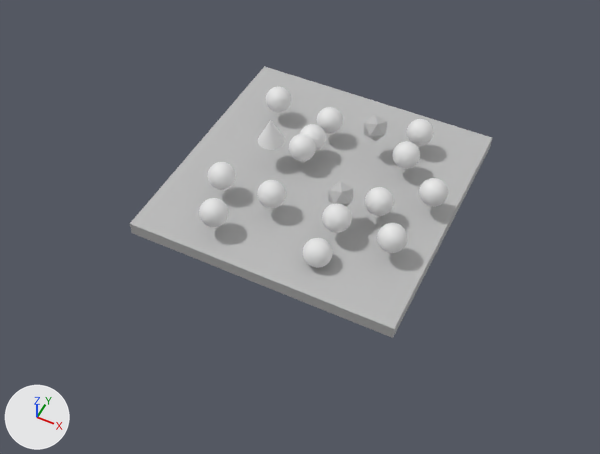
Before and after pictures for a commit that changed the FBX model Assets/scene1.fbx.
Before and after are seen from a camera (50 mm lens) standing at (0.182, -0.397, 0.439) and looking at (0.002, -0.037, -0.01). The lights are fixed; the arrows at lower left show +X, +Y and +Z. Where no turn or scale is listed for an object, it has been applied to the vertices.
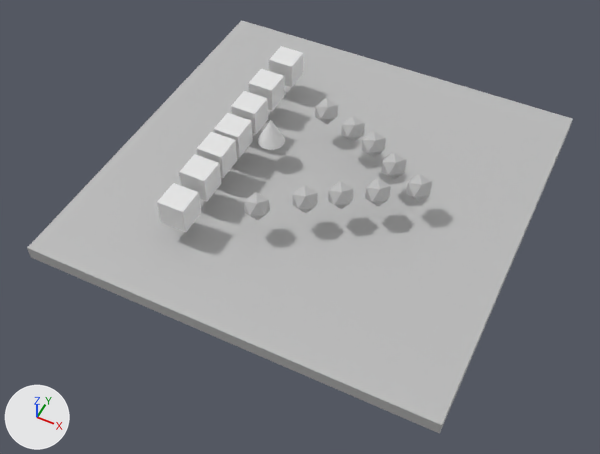
Pixel boxes [x1, y1, x2, y2] of what changed, in the pictures (600 x 454 px):
'pCube1', rescaled (51% wider, 52% taller)
    before: [130, 66, 492, 338]
    after: [27, 20, 573, 434]
'Cube.002', added
    after: [157, 183, 201, 232]
'Cube.007', added
    after: [179, 154, 221, 202]
'Cube.001', added
    after: [197, 132, 237, 178]
'Cube.003', added
    after: [231, 91, 268, 135]
'Cube.005', added
    after: [269, 46, 303, 87]
'Cube.004', added
    after: [248, 69, 284, 111]
'Cube', added
    after: [214, 113, 253, 158]
'Sphere.005', deleted
    before: [377, 223, 407, 253]
'Sphere.003', deleted
    before: [303, 238, 333, 268]
'Sphere.002', deleted
    before: [322, 204, 352, 233]
'Sphere.010', deleted
    before: [199, 198, 228, 227]
'Sphere.001', deleted
    before: [365, 187, 394, 216]
'Sphere.004', deleted
    before: [419, 178, 448, 207]
'Sphere.009', deleted
    before: [257, 180, 286, 208]
'Sphere.008', deleted
    before: [207, 162, 236, 190]
'Sphere.006', deleted
    before: [392, 141, 420, 169]
'Sphere', deleted
    before: [289, 134, 316, 161]
'Sphere.007', deleted
    before: [407, 119, 434, 146]
'Sphere.013', deleted
    before: [317, 107, 343, 134]
'Sphere.011', deleted
    before: [266, 87, 291, 113]
'pPlatonic2.002', added
    after: [244, 192, 270, 220]
'pPlatonic2.001', added
    after: [292, 185, 318, 213]
'pPlatonic2.003', added
    after: [365, 178, 391, 206]
'pPlatonic2.004', added
    after: [406, 174, 433, 202]
'pPlatonic2.008', added
    after: [381, 152, 407, 180]
'pPlatonic2.007', added
    after: [362, 131, 386, 158]
'pPlatonic2.006', added
    after: [341, 116, 365, 143]
'Sphere.012', deleted
    before: [300, 124, 326, 151]

What changed in the scene script:
```text
Remove ob_sphere_013:
    ob_sphere_013 = bpy.data.objects.new('Sphere.013', me_sphere_013)
Remove ob_sphere_011:
    ob_sphere_011 = bpy.data.objects.new('Sphere.011', me_sphere_011)
Remove ob_sphere:
    ob_sphere = bpy.data.objects.new('Sphere', me_sphere)
Remove ob_sphere_002:
    ob_sphere_002 = bpy.data.objects.new('Sphere.002', me_sphere_002)
Remove ob_sphere_010:
    ob_sphere_010 = bpy.data.objects.new('Sphere.010', me_sphere_010)
Remove ob_sphere_003:
    ob_sphere_003 = bpy.data.objects.new('Sphere.003', me_sphere_003)
Remove ob_sphere_012:
    ob_sphere_012 = bpy.data.objects.new('Sphere.012', me_sphere_012)
Remove ob_sphere_007:
    ob_sphere_007 = bpy.data.objects.new('Sphere.007', me_sphere_007)
Change ob_pcube1:
    ob_pcube1.scale: (0.2, 0.01, 0.2) -> (0.3, 0.01, 0.3)
Remove ob_sphere_009:
    ob_sphere_009 = bpy.data.objects.new('Sphere.009', me_sphere_009)
Remove ob_sphere_004:
    ob_sphere_004 = bpy.data.objects.new('Sphere.004', me_sphere_004)
Remove ob_sphere_001:
    ob_sphere_001 = bpy.data.objects.new('Sphere.001', me_sphere_001)
Remove ob_sphere_006:
    ob_sphere_006 = bpy.data.objects.new('Sphere.006', me_sphere_006)
Remove ob_sphere_008:
    ob_sphere_008 = bpy.data.objects.new('Sphere.008', me_sphere_008)
Remove ob_sphere_005:
    ob_sphere_005 = bpy.data.objects.new('Sphere.005', me_sphere_005)
Add ob_cube:
    ob_cube = bpy.data.objects.new('Cube', me_cube_001)  # a box spanning x -0.01..0.01, y -0.01..0.01, z -0.01..0.01
    ob_cube.location = (-0.0645, -0.012, 0.0315)
Add ob_pplatonic2_004:
    ob_pplatonic2_004 = bpy.data.objects.new('pPlatonic2.004', me_mesh_006)  # an icosphere of 20 faces spanning x -0.0089..0.0089, y -0.01..0.01, z -0.0085..0.0085; in mat_lambert1_004 (grey #bcbcbc)
    ob_pplatonic2_004.location = (0.0758, -0.0013, 0.0311)
Add ob_cube_003:
    ob_cube_003 = bpy.data.objects.new('Cube.003', me_cube_001.copy())
    ob_cube_003.location = (-0.066, 0.0154, 0.0315)
Add ob_pplatonic2_001:
    ob_pplatonic2_001 = bpy.data.objects.new('pPlatonic2.001', me_mesh_001)  # an icosphere of 20 faces spanning x -0.0089..0.0089, y -0.01..0.01, z -0.0085..0.0085; in mat_lambert1_001 (grey #bcbcbc)
    ob_pplatonic2_001.location = (0.011, -0.0471, 0.0321)
Add ob_pplatonic2_003:
    ob_pplatonic2_003 = bpy.data.objects.new('pPlatonic2.003', me_mesh_005)  # an icosphere of 20 faces spanning x -0.0089..0.0089, y -0.01..0.01, z -0.0085..0.0085; in mat_lambert1_003 (grey #bcbcbc)
    ob_pplatonic2_003.location = (0.0524, -0.0191, 0.0321)
Add ob_cube_004:
    ob_cube_004 = bpy.data.objects.new('Cube.004', me_cube_001.copy())
    ob_cube_004.location = (-0.0675, 0.0448, 0.0315)
Add ob_cube_002:
    ob_cube_002 = bpy.data.objects.new('Cube.002', me_cube_001.copy())
    ob_cube_002.location = (-0.0611, -0.0911, 0.0315)
Add ob_pplatonic2_002:
    ob_pplatonic2_002 = bpy.data.objects.new('pPlatonic2.002', me_mesh_004)  # an icosphere of 20 faces spanning x -0.0089..0.0089, y -0.01..0.01, z -0.0085..0.0085; in mat_lambert1_002 (grey #bcbcbc)
    ob_pplatonic2_002.location = (-0.0149, -0.0673, 0.0321)
Add ob_pplatonic2_006:
    ob_pplatonic2_006 = bpy.data.objects.new('pPlatonic2.006', me_mesh_008)  # an icosphere of 20 faces spanning x -0.0089..0.0089, y -0.01..0.01, z -0.0085..0.0085; in mat_lambert1_006 (grey #bcbcbc)
    ob_pplatonic2_006.location = (0.011, 0.0322, 0.0321)
Add ob_cube_005:
    ob_cube_005 = bpy.data.objects.new('Cube.005', me_cube_001.copy())
    ob_cube_005.location = (-0.067, 0.0772, 0.0315)
Add ob_pplatonic2_008:
    ob_pplatonic2_008 = bpy.data.objects.new('pPlatonic2.008', me_mesh_010)  # an icosphere of 20 faces spanning x -0.0089..0.0089, y -0.01..0.01, z -0.0085..0.0085; in mat_lambert1_008 (grey #bcbcbc)
    ob_pplatonic2_008.location = (0.0524, 0.0097, 0.0321)
Add ob_cube_007:
    ob_cube_007 = bpy.data.objects.new('Cube.007', me_cube_001.copy())
    ob_cube_007.location = (-0.0631, -0.0605, 0.0315)
Add ob_pplatonic2_007:
    ob_pplatonic2_007 = bpy.data.objects.new('pPlatonic2.007', me_mesh_009)  # an icosphere of 20 faces spanning x -0.0089..0.0089, y -0.01..0.01, z -0.0085..0.0085; in mat_lambert1_007 (grey #bcbcbc)
    ob_pplatonic2_007.location = (0.0309, 0.024, 0.0321)
Add ob_cube_001:
    ob_cube_001 = bpy.data.objects.new('Cube.001', me_cube_001.copy())
    ob_cube_001.location = (-0.0647, -0.0351, 0.0315)
```
